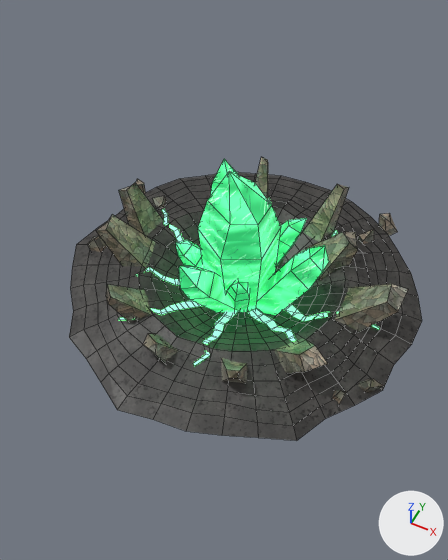
A saved change to the Blender file Assets/Art/Models/IslandHeart/_Source/IslandHeartCore.blend.
Camera for both pictures: a camera (50 mm lens) standing at (17.6, -39.4, 48.0) and looking at (-0.2, -3.8, 3.6). Arrows for +X, +Y and +Z are at lower right; the lights stay in place. The picture after the commit comes second. Mesh edges are drawn as thin lines.

The first picture shows 'CoreShardCrater', 'GreenCoreShard'.
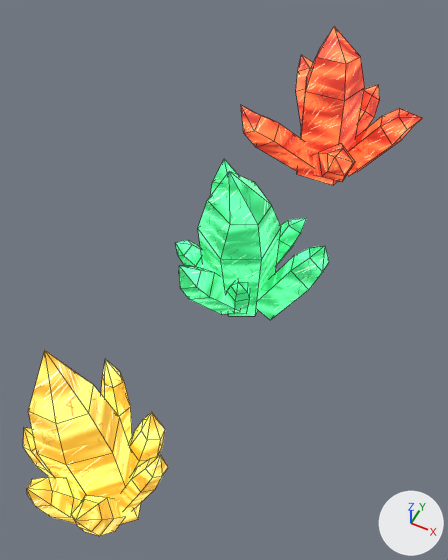
Pixel boxes (x1, y1, x2, y2) of what changed, in the pictures (448 x 560 px):
'CoreShardCrater', hidden
    before: (69, 157, 422, 441)
'LightCoreShard', added (yellow)
    after: (23, 350, 168, 536)
'FireCoreShard', added (orange)
    after: (241, 26, 422, 185)

What changed in the scene script:
```text
Add img_core_crystal_fire_png:
    img_core_crystal_fire_png = load_image('Core_Crystal_Fire.png', '../Core_Crystal_Fire.png', 512, 512, 'sRGB')
Add img_core_crystal_light_png:
    img_core_crystal_light_png = load_image('Core_Crystal_Light.png', '../Core_Crystal_Light.png', 512, 512, 'sRGB')
Add mat_firecrystal:
    mat_firecrystal = bpy.data.materials.new('FireCrystal')
    mat_firecrystal.use_nodes = True; mat_firecrystal.node_tree.nodes.clear()
    _N = mat_firecrystal.node_tree.nodes; _L = mat_firecrystal.node_tree.links
    n0 = _N.new('ShaderNodeBsdfPrincipled'); n0.name = 'Principled BSDF'
    n0.inputs[28].default_value = 1.0  # 'Emission Strength'
    n1 = _N.new('ShaderNodeOutputMaterial'); n1.name = 'Material Output'
    n2 = _N.new('ShaderNodeTexImage'); n2.name = 'Image Texture'
    n2.image = img_core_crystal_fire_png
    _L.new(n0.outputs[0], n1.inputs[0])  # 'BSDF' to 'Surface'
    _L.new(n2.outputs[0], n0.inputs[0])  # 'Color' to 'Base Color'
    _L.new(n2.outputs[0], n0.inputs[27])  # 'Color' to 'Emission Color'
Add mat_lightcrystal:
    mat_lightcrystal = bpy.data.materials.new('LightCrystal')
    mat_lightcrystal.use_nodes = True; mat_lightcrystal.node_tree.nodes.clear()
    _N = mat_lightcrystal.node_tree.nodes; _L = mat_lightcrystal.node_tree.links
    n0 = _N.new('ShaderNodeBsdfPrincipled'); n0.name = 'Principled BSDF'
    n0.inputs[28].default_value = 1.0  # 'Emission Strength'
    n1 = _N.new('ShaderNodeOutputMaterial'); n1.name = 'Material Output'
    n2 = _N.new('ShaderNodeTexImage'); n2.name = 'Image Texture'
    n2.image = img_core_crystal_light_png
    _L.new(n0.outputs[0], n1.inputs[0])  # 'BSDF' to 'Surface'
    _L.new(n2.outputs[0], n0.inputs[0])  # 'Color' to 'Base Color'
    _L.new(n2.outputs[0], n0.inputs[27])  # 'Color' to 'Emission Color'
Add me_firecoreshard:
    me_firecoreshard.from_pydata(...)  # 96 vertices, 96 faces; spans x -9.3..10.5, y -8.0..8.6, z -3.5..14.8
    me_firecoreshard.materials.append(mat_firecrystal)
Add me_lightcoreshard:
    me_lightcoreshard.from_pydata(...)  # 152 vertices, 152 faces; spans x -5.3..6.3, y -5.8..5.5, z -3.1..19.0
    me_lightcoreshard.materials.append(mat_lightcrystal)
Change ob_coreshardcrater:
    add ob_coreshardcrater.hide_set(True)
Add ob_firecoreshard:
    ob_firecoreshard = bpy.data.objects.new('FireCoreShard', me_firecoreshard)
    ob_firecoreshard.location = (0.0, 25.0, 0.0)
Add ob_lightcoreshard:
    ob_lightcoreshard = bpy.data.objects.new('LightCoreShard', me_lightcoreshard)
    ob_lightcoreshard.location = (0.0, -25.0, 0.0)
```
